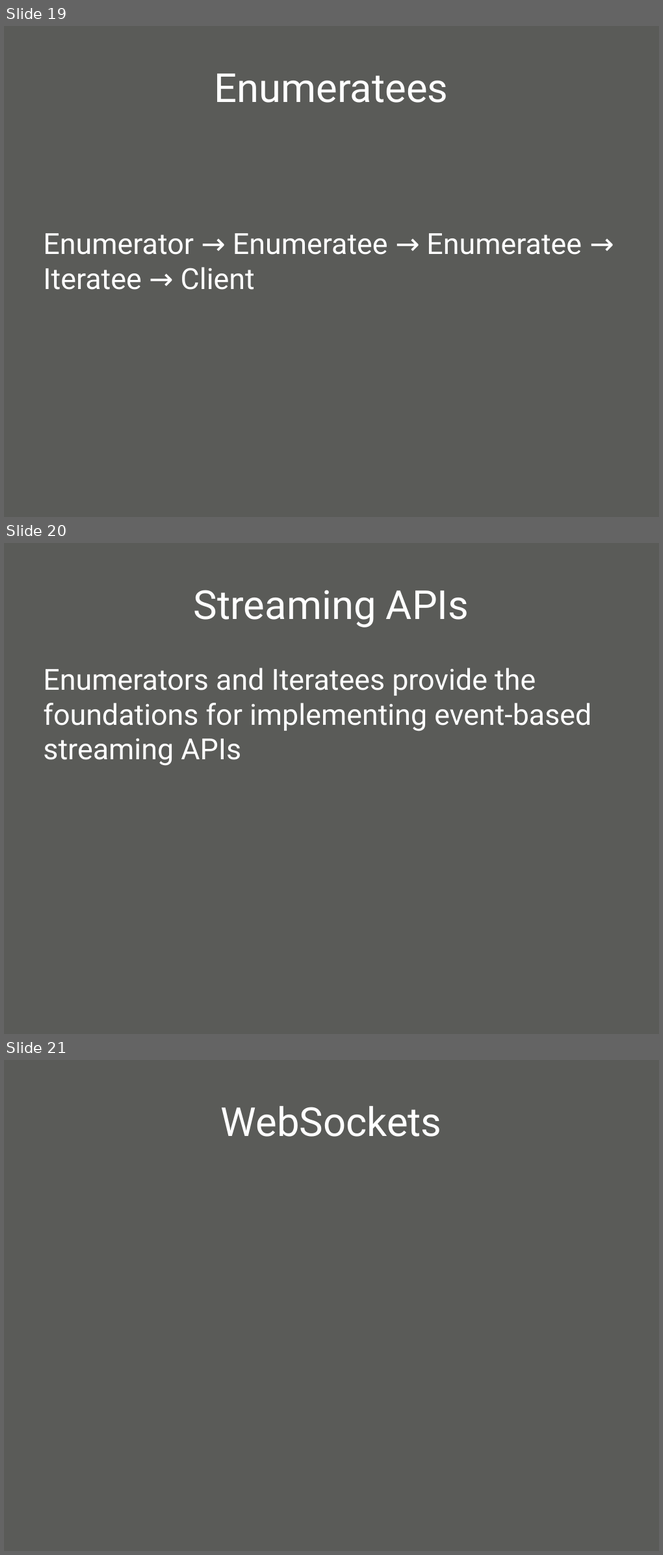
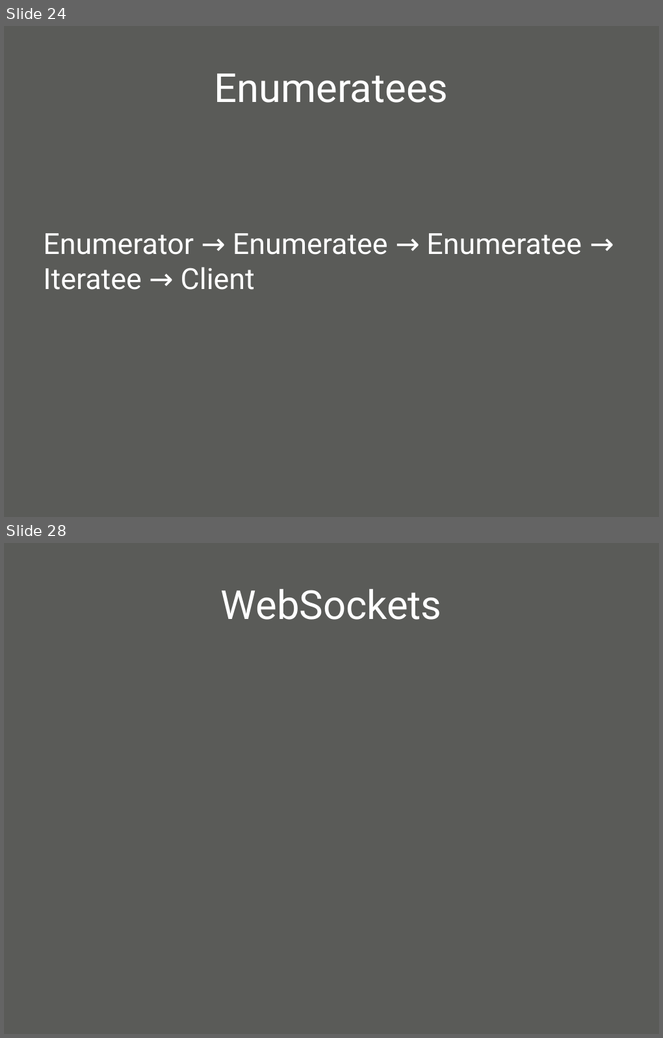
Before and after one commit to oscarrenalias/wjax-2012-play-async-apps, a slide deck: presentation/Asynchronous web apps with Play Framework 2.0.pptx. Shown one above the other, each under a label of ours: slides 19, 20 and 21 before the commit, slides 24 and 28 after it; the slides between them are not shown. The pictures are 663x1555 and 663x1038 pixels, drawn with LibreOffice and Linux fonts; fonts in the diff are those of the drawing; background and template pictures are left out. Boxes give left, top, right and bottom in pixels: in the first picture for what was removed or moved away, otherwise in the second. Text is boxed around its words. In the diff, an @@ line names an element or a change of style, - is before the commit and + after.

```diff
--- a/presentation/Asynchronous web apps with Play Framework 2.0.pptx
+++ b/presentation/Asynchronous web apps with Play Framework 2.0.pptx
@@ slide 20 removed at [4,543,659,1034], background picture (left out) @@
@@ title removed at [194,590,469,627] @@
-Streaming APIs
@@ text removed at [43,668,592,766] @@
-Enumerators and Iteratees provide the foundations for implementing event-based streaming APIs
@@ what was slide 19 is now slide 24 @@
@@ what was slide 21 is now slide 28 @@
```
Also in this commit, not shown: 7 slides changed, 9 slides added.
